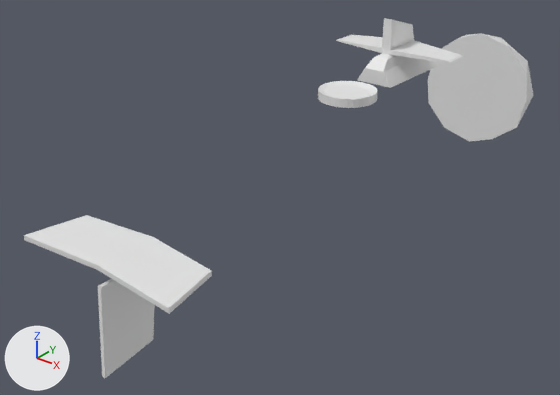
Before and after pictures for a commit that changed the Blender file model/submarine.blend.
Camera for both pictures: a 50 mm lens placed at (5.59, -10.25, 4.3), pointed at (-0.56, -2.56, -0.47). The axes (+X, +Y, +Z) are drawn at lower left. The lights are the same throughout.

The first picture shows 'fin', 'fin.001', 'hatch', 'head', 'thing'.
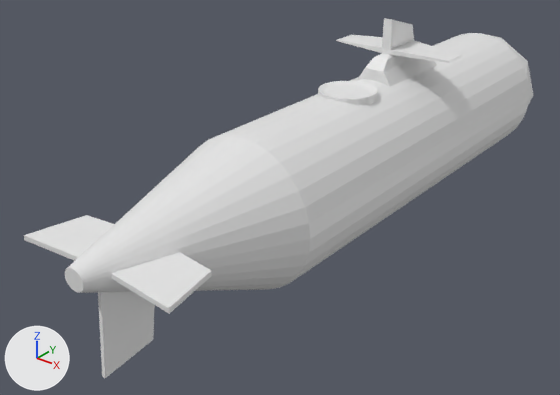
Location of each change, (x1, y1, x2, y2) in pixels of the pictures (560 x 395 px):
'hull', shown
    after: (65, 33, 530, 293)
'head', unchanged, covered by the edit
    before: (428, 33, 534, 142)
    after: (481, 33, 534, 105)

Patch to the scene script:
```diff
--- a/model/submarine.blend.py
+++ b/model/submarine.blend.py
@@ ob_hull @@
 _m = ob_hull.modifiers.new('Boolean', 'BOOLEAN')
 _m.operand_type = 'COLLECTION'
-ob_hull.hide_set(True)
```
